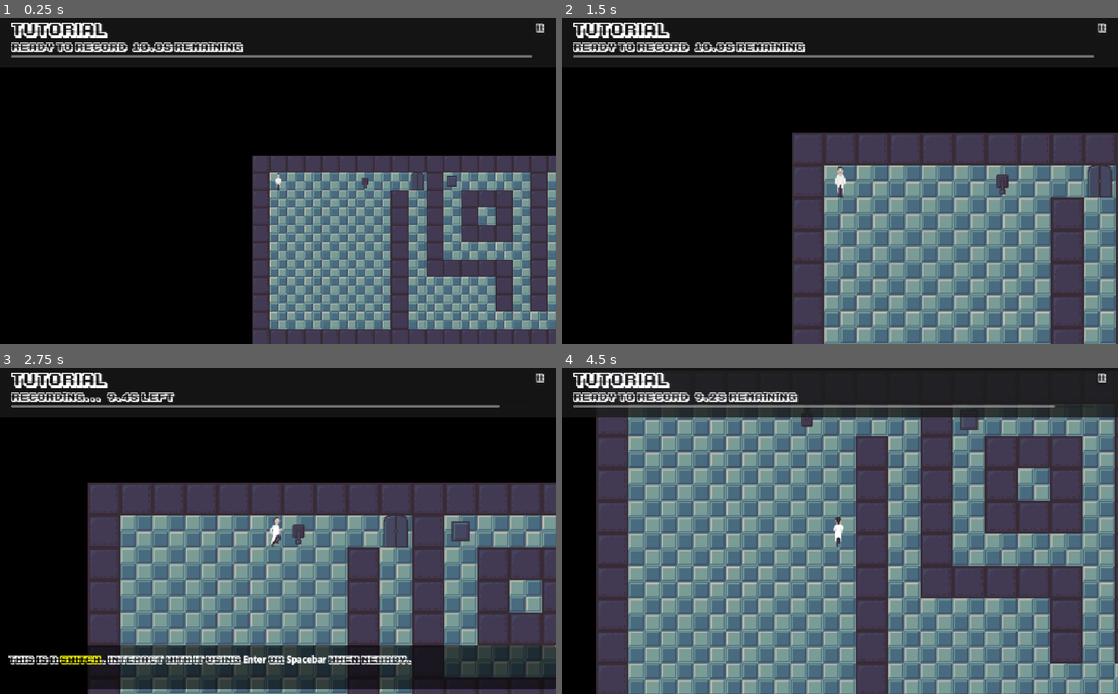
Above: before the commit, frames 1-4 (two rows, left to right).
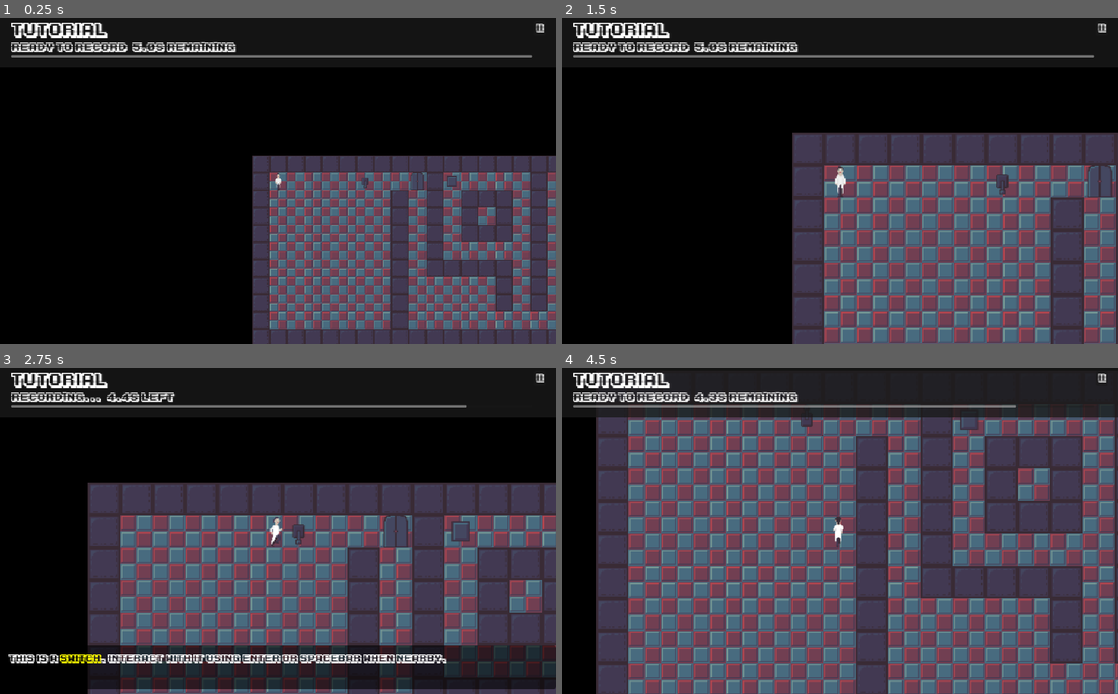
Above: after the commit, the same moments.

Repository: squid2010/quantum-maze
Game: Godot game, scene res://scenes/main.tscn
Same seed, same stepped clock (60 frames per second), same inputs: the game is played once before the commit and once after it. This scene is started directly instead of the project's main scene. Sound files missing from this copy of the repository are replaced by a short silence.
Inputs (mouse positions are in pixels of both pictures, inside the frame that each line leads up to):
- Up to frame 1 (0.25 s): no input
- Up to frame 2 (1.5 s): click "II" at 0.5 s; click "Restart Level" at 1.25 s
- Up to frame 3 (2.75 s): tap Enter (ui_accept) at 2, 2.27 s; move the mouse to (400, 514) at 2.02 s; hold Right (move_right) from 2.03 s (still down); tap Q (quantum_echo) at 2.1 s
- Up to frame 4 (4.5 s): move the mouse to (728, 547) at 2.77 s; release Right (move_right) at 2.78 s; hold S (move_down) 2.78-3.53 s; tap Q (quantum_echo) at 2.85, 3.6, 4.35 s; tap Enter (ui_accept) at 3.02 s; move the mouse to (895, 459) at 3.52 s; hold Right (move_right) 3.53-4.28 s; move the mouse to (812, 596) at 4.27 s; hold Up (move_up) from 4.28 s (still down)

The runs differ from the first frame. In frame 1, 10% of the frame differs, in the area x 23-100%, y 7-96%; in frame 2, 13%; in frame 3, 17%; in frame 4, 30%, in the area x 11-100%, y 7-100%.

Commit message:
added background

Diff:
--- a/project.godot
+++ b/project.godot
@@ -11,7 +11,7 @@
 [application]
 
 config/name="Quantum-Maze"
-run/main_scene="uid://0g4wr2meuvjg"
+run/main_scene="uid://cn66f1khhhdm"
 config/features=PackedStringArray("4.4", "Forward Plus")
 config/icon="res://icon.svg"
 
--- /dev/null
+++ b/scenes/MainMenu.tscn
@@ -0,0 +1,264 @@
+[gd_scene load_steps=16 format=3 uid="uid://cn66f1khhhdm"]
+
+[ext_resource type="Script" uid="uid://4tqj5yxkmtcm" path="res://scripts/MainMenu.gd" id="1_abcde"]
+[ext_resource type="Texture2D" uid="uid://cyakxgjt37sdk" path="res://assets/art/background.png" id="2_826wr"]
+[ext_resource type="FontFile" uid="uid://b8k2y7j3a1b2c" path="res://theme/ka1_font.tres" id="3_font"]
+[ext_resource type="Texture2D" uid="uid://betoli3gya3av" path="res://assets/art/player_spritesheet.png" id="4_spritesheet"]
+[ext_resource type="AudioStream" uid="uid://dqlaplkolnkb0" path="res://assets/sound/button.mp3" id="5_sound"]
+[ext_resource type="AudioStream" uid="uid://bo8sgy082xxed" path="res://assets/sound/bg_music.mp3" id="6_music"]
+
+[sub_resource type="Animation" id="Animation_float"]
+resource_name = "float"
+length = 4.0
+loop_mode = 1
+tracks/0/type = "value"
+tracks/0/imported = false
+tracks/0/enabled = true
+tracks/0/path = NodePath("CenterContainer/VBoxContainer/TitleLabel:position")
+tracks/0/interp = 2
+tracks/0/loop_wrap = true
+tracks/0/keys = {
+"times": PackedFloat32Array(0, 2),
+"transitions": PackedFloat32Array(1, 1),
+"update": 0,
+"values": [Vector2(0, 0), Vector2(0, -10)]
+}
+
+[sub_resource type="AnimationLibrary" id="AnimationLibrary_title"]
+_data = {
+&"float": SubResource("Animation_float")
+}
+
+[sub_resource type="AtlasTexture" id="AtlasTexture_blink_1"]
+atlas = ExtResource("4_spritesheet")
+region = Rect2(256, 256, 64, 64)
+
+[sub_resource type="AtlasTexture" id="AtlasTexture_blink_2"]
+atlas = ExtResource("4_spritesheet")
+region = Rect2(320, 256, 64, 64)
+
+[sub_resource type="AtlasTexture" id="AtlasTexture_blink_3"]
+atlas = ExtResource("4_spritesheet")
+region = Rect2(384, 256, 64, 64)
+
+[sub_resource type="AtlasTexture" id="AtlasTexture_blink_4"]
+atlas = ExtResource("4_spritesheet")
+region = Rect2(448, 256, 64, 64)
+
+[sub_resource type="SpriteFrames" id="SpriteFrames_portrait"]
+animations = [{
+"frames": [{
+"duration": 3.0,
+"texture": SubResource("AtlasTexture_blink_1")
+}, {
+"duration": 1.0,
+"texture": SubResource("AtlasTexture_blink_2")
+}, {
+"duration": 1.0,
+"texture": SubResource("AtlasTexture_blink_3")
+}, {
+"duration": 1.0,
+"texture": SubResource("AtlasTexture_blink_4")
+}],
+"loop": true,
+"name": &"blink",
+"speed": 5.0
+}]
+
+[sub_resource type="Theme" id="Theme_main_menu"]
+default_font = ExtResource("3_font")
+default_font_size = 32
+
+[sub_resource type="StyleBoxFlat" id="StyleBoxFlat_panel"]
+bg_color = Color(0, 0, 0, 0.7)
+corner_radius_top_left = 5
+corner_radius_top_right = 5
+corner_radius_bottom_right = 5
+corner_radius_bottom_left = 5
+
+[node name="MainMenu" type="Control"]
+layout_mode = 3
+anchors_preset = 15
+anchor_right = 1.0
+anchor_bottom = 1.0
+grow_horizontal = 2
+grow_vertical = 2
+script = ExtResource("1_abcde")
+
+[node name="Background" type="TextureRect" parent="."]
+layout_mode = 1
+anchors_preset = 15
+anchor_right = 1.0
+anchor_bottom = 1.0
+grow_horizontal = 2
+grow_vertical = 2
+texture = ExtResource("2_826wr")
+expand_mode = 1
+stretch_mode = 6
+
+[node name="AnimationPlayer" type="AnimationPlayer" parent="."]
+libraries = {
+&"": SubResource("AnimationLibrary_title")
+}
+autoplay = "float"
+
+[node name="CenterContainer" type="CenterContainer" parent="."]
+layout_mode = 1
+anchors_preset = 15
+anchor_right = 1.0
+anchor_bottom = 1.0
+grow_horizontal = 2
+grow_vertical = 2
+
+[node name="VBoxContainer" type="VBoxContainer" parent="CenterContainer"]
+layout_mode = 2
+theme_override_constants/separation = 40
+alignment = 1
+
+[node name="TitleLabel" type="Label" parent="CenterContainer/VBoxContainer"]
+layout_mode = 2
+theme_override_fonts/font = ExtResource("3_font")
+theme_override_font_sizes/font_size = 84
+text = "Quantum Maze"
+horizontal_alignment = 1
+
+[node name="HBoxContainer" type="HBoxContainer" parent="CenterContainer/VBoxContainer"]
+layout_mode = 2
+alignment = 1
+
+[node name="AnimatedSprite2D" type="AnimatedSprite2D" parent="CenterContainer/VBoxContainer/HBoxContainer"]
+scale = Vector2(3, 3)
+sprite_frames = SubResource("SpriteFrames_portrait")
+animation = &"blink"
+autoplay = "blink"
+frame_progress = 0.65
+
+[node name="MenuButtons" type="VBoxContainer" parent="CenterContainer/VBoxContainer"]
+layout_mode = 2
+theme_override_constants/separation = 15
+alignment = 1
+
+[node name="PlayButton" type="Button" parent="CenterContainer/VBoxContainer/MenuButtons"]
+layout_mode = 2
+theme = SubResource("Theme_main_menu")
+text = " Play "
+
+[node name="SettingsButton" type="Button" parent="CenterContainer/VBoxContainer/MenuButtons"]
+layout_mode = 2
+theme = SubResource("Theme_main_menu")
+text = " Settings "
+
+[node name="CreditsButton" type="Button" parent="CenterContainer/VBoxContainer/MenuButtons"]
+layout_mode = 2
+theme = SubResource("Theme_main_menu")
+text = " Credits "
+
+[node name="QuitButton" type="Button" parent="CenterContainer/VBoxContainer/MenuButtons"]
+layout_mode = 2
+theme = SubResource("Theme_main_menu")
+text = " Quit "
+
+[node name="CreditsPanel" type="Panel" parent="."]
+visible = false
+layout_mode = 1
+anchors_preset = 15
+anchor_right = 1.0
+anchor_bottom = 1.0
+grow_horizontal = 2
+grow_vertical = 2
+theme_override_styles/panel = SubResource("StyleBoxFlat_panel")
+
+[node name="CenterContainer" type="CenterContainer" parent="CreditsPanel"]
+layout_mode = 1
+anchors_preset = 15
+anchor_right = 1.0
+anchor_bottom = 1.0
+grow_horizontal = 2
+grow_vertical = 2
+
+[node name="VBoxContainer" type="VBoxContainer" parent="CreditsPanel/CenterContainer"]
+layout_mode = 2
+theme_override_constants/separation = 30
+
+[node name="CreditsLabel" type="Label" parent="CreditsPanel/CenterContainer/VBoxContainer"]
+layout_mode = 2
+theme_override_fonts/font = ExtResource("3_font")
+theme_override_font_sizes/font_size = 64
+text = "Credits"
+horizontal_alignment = 1
+
+[node name="CreditsText" type="RichTextLabel" parent="CreditsPanel/CenterContainer/VBoxContainer"]
+layout_mode = 2
+theme_override_font_sizes/normal_font_size = 24
+bbcode_enabled = true
+text = "[center]@Squid2010, Harvester of Skin (Sumer Chaudhary)
+@narenkarthikx (Naren Karthik)
+@Nikhil (Nikhil Nair)
+@BlackMamba_o8 (Arnav Argankar)[/center]"
+fit_content = true
+
+[node name="BackButton" type="Button" parent="CreditsPanel/CenterContainer/VBoxContainer"]
+layout_mode = 2
+theme = SubResource("Theme_main_menu")
+text = " Back "
+
+[node name="SettingsPanel" type="Panel" parent="."]
+visible = false
+layout_mode = 1
+anchors_preset = 15
+anchor_right = 1.0
+anchor_bottom = 1.0
+grow_horizontal = 2
+grow_vertical = 2
+theme_override_styles/panel = SubResource("StyleBoxFlat_panel")
+
+[node name="CenterContainer" type="CenterContainer" parent="SettingsPanel"]
+layout_mode = 1
+anchors_preset = 15
+anchor_right = 1.0
+anchor_bottom = 1.0
+grow_horizontal = 2
+grow_vertical = 2
+
+[node name="VBoxContainer" type="VBoxContainer" parent="SettingsPanel/CenterContainer"]
+layout_mode = 2
+theme_override_constants/separation = 30
+
+[node name="SettingsLabel" type="Label" parent="SettingsPanel/CenterContainer/VBoxContainer"]
+layout_mode = 2
+theme_override_fonts/font = ExtResource("3_font")
+theme_override_font_sizes/font_size = 64
+text = "Settings"
+horizontal_alignment = 1
+
+[node name="MusicControl" type="VBoxContainer" parent="SettingsPanel/CenterContainer/VBoxContainer"]
+layout_mode = 2
+theme_override_constants/separation = 10
+
+[node name="MusicLabel" type="Label" parent="SettingsPanel/CenterContainer/VBoxContainer/MusicControl"]
+layout_mode = 2
+theme_override_fonts/font = ExtResource("3_font")
+theme_override_font_sizes/font_size = 24
+text = "Music Volume"
+horizontal_alignment = 1
+
+[node name="MusicSlider" type="HSlider" parent="SettingsPanel/CenterContainer/VBoxContainer/MusicControl"]
+layout_mode = 2
+min_value = -40.0
+max_value = 0.0
+step = 2.0
+
+[node name="BackButton" type="Button" parent="SettingsPanel/CenterContainer/VBoxContainer"]
+layout_mode = 2
+theme = SubResource("Theme_main_menu")
+text = " Back "
+
+[node name="ButtonSound" type="AudioStreamPlayer" parent="."]
+stream = ExtResource("5_sound")
+bus = &"SFX"
+
+[node name="MusicPlayer" type="AudioStreamPlayer" parent="."]
+process_mode = 3
+stream = ExtResource("6_music")
+autoplay = true
+bus = &"Music"
--- a/scenes/QuantumEcho.tscn
+++ b/scenes/QuantumEcho.tscn
@@ -3,8 +3,7 @@
 [ext_resource type="Script" uid="uid://nreu7k641rh5" path="res://scripts/QuantumEcho.gd" id="1_0wxir"]
 [ext_resource type="AudioStream" uid="uid://d0uxvq6426kwy" path="res://assets/sound/echo_playback.mp3" id="2_sound"]
 
-[node name="QuantumEcho" type="Sprite2D"]
-scale = Vector2(0.25, 0.25)
+[node name="QuantumEcho" type="AnimatedSprite2D"]
 script = ExtResource("1_0wxir")
 
 [node name="PlaybackSound" type="AudioStreamPlayer" parent="."]
--- a/scenes/UI.tscn
+++ b/scenes/UI.tscn
@@ -90,6 +90,7 @@
 grow_horizontal = 2
 grow_vertical = 2
 theme_override_fonts/normal_font = ExtResource("2_font")
+theme_override_fonts/bold_font = ExtResource("2_font")
 bbcode_enabled = true
 text = "Tutorial text will appear here."
 fit_content = true
--- /dev/null
+++ b/scripts/MainMenu.gd
@@ -0,0 +1,61 @@
+extends Control
+
+@onready var main_view: VBoxContainer = $CenterContainer/VBoxContainer
+@onready var credits_panel: Panel = $CreditsPanel
+@onready var settings_panel: Panel = $SettingsPanel
+@onready var music_slider: HSlider = $SettingsPanel/CenterContainer/VBoxContainer/MusicControl/MusicSlider
+@onready var button_sound: AudioStreamPlayer = $ButtonSound
+
+func _ready():
+	# --- Button Connections ---
+	var buttons = main_view.get_node("MenuButtons").get_children()
+	buttons.append(credits_panel.get_node("CenterContainer/VBoxContainer/BackButton"))
+	buttons.append(settings_panel.get_node("CenterContainer/VBoxContainer/BackButton"))
+
+	for button in buttons:
+		button.pressed.connect(_on_button_pressed.bind(button.name))
+		button.mouse_entered.connect(_on_button_mouse_entered.bind(button))
+		button.mouse_exited.connect(_on_button_mouse_exited.bind(button))
+
+	# --- Music Slider Setup ---
+	var music_bus_idx = AudioServer.get_bus_index("Music")
+	music_slider.value = AudioServer.get_bus_volume_db(music_bus_idx)
+	music_slider.value_changed.connect(_on_music_slider_value_changed)
+	# --------------------------
+
+	# Hide panels by default
+	credits_panel.hide()
+	settings_panel.hide()
+
+func _play_button_sound():
+	if is_instance_valid(button_sound):
+		button_sound.play()
+
+func _on_button_pressed(button_name: String):
+	_play_button_sound()
+	match button_name:
+		"PlayButton":
+			get_tree().change_scene_to_file("res://scenes/main.tscn")
+		"SettingsButton":
+			main_view.hide()
+			settings_panel.show()
+		"CreditsButton":
+			main_view.hide()
+			credits_panel.show()
+		"QuitButton":
+			get_tree().quit()
+		"BackButton":
+			credits_panel.hide()
+			settings_panel.hide()
+			main_view.show()
+
+func _on_button_mouse_entered(button: Button):
+	var tween = create_tween().set_trans(Tween.TRANS_SINE).set_ease(Tween.EASE_OUT)
+	tween.tween_property(button, "scale", Vector2(1.1, 1.1), 0.1)
+
+func _on_button_mouse_exited(button: Button):
+	var tween = create_tween().set_trans(Tween.TRANS_SINE).set_ease(Tween.EASE_OUT)
+	tween.tween_property(button, "scale", Vector2(1.0, 1.0), 0.1)
+
+func _on_music_slider_value_changed(value: float):
+	AudioServer.set_bus_volume_db(AudioServer.get_bus_index("Music"), value)
--- a/scripts/QuantumEcho.gd
+++ b/scripts/QuantumEcho.gd
@@ -1,4 +1,4 @@
-extends Sprite2D
+extends AnimatedSprite2D
 class_name QuantumEcho
 
 @export var cell_size: int = 32
@@ -14,6 +14,7 @@
 var last_grid_pos: Vector2i
 var target_world_pos: Vector2
 var start_world_pos: Vector2
+var last_move_dir: Vector2 = Vector2.DOWN
 
 var timer: float = 0.0
 var current_duration: float = 0.0
@@ -32,8 +33,8 @@
 	player_ref = player
 	loader_ref = loader
 
-	# Use the first frame of the current animation for the echo's texture
-	texture = original_sprite.sprite_frames.get_frame_texture(original_sprite.animation, 0)
+	# Copy animations and appearance from the player's sprite
+	self.sprite_frames = original_sprite.sprite_frames
 	scale = original_sprite.get_parent().scale
 	modulate = Color(0.7, 1.0, 1.0, 0.6)
 
@@ -73,9 +74,28 @@
 			_handle_position_change(_world_to_grid(start_world_pos), grid_pos)
 			_start_pause()
 
+func _update_animation():
+	var animation_name = "idle"
+	var direction_name = "down"
+
+	if last_move_dir.x > 0:
+		direction_name = "right"
+	elif last_move_dir.x < 0:
+		direction_name = "left"
+	elif last_move_dir.y > 0:
+		direction_name = "down"
+	elif last_move_dir.y < 0:
+		direction_name = "up"
+
+	if state == State.MOVING:
+		animation_name = "walk"
+
+	self.play(animation_name + "_" + direction_name)
+
 func _start_pause():
 	timer = 0.0
 	state = State.PAUSED
+	_update_animation()
 
 	if current_path_index < timings.size():
 		current_duration = timings[current_path_index]
@@ -96,6 +116,12 @@
 	current_duration = 0.2
 	start_world_pos = position
 	target_world_pos = _grid_to_world(path[current_path_index])
+
+	var move_dir = (target_world_pos - start_world_pos).normalized()
+	if move_dir.length_squared() > 0:
+		last_move_dir = move_dir
+
+	_update_animation()
 
 func _ease_in_out(t: float) -> float: return t * t * (3.0 - 2.0 * t)
 
--- a/scripts/player.gd
+++ b/scripts/player.gd
@@ -3,16 +3,16 @@
 
 @export var move_speed: float = 200.0
 @export var cell_size: int = 32
-@export var max_recording_time: float = 10.0
+@export var max_recording_time: float = 5.0
 @export var grid_snap_threshold: float = 0.8
 
 const QuantumEchoScene = preload("res://scenes/QuantumEcho.tscn")
 
 var grid_pos: Vector2i = Vector2i(1, 1)
 var is_moving: bool = false
-var input_buffer: Vector2 = Vector2.ZERO
+var input_dir: Vector2 = Vector2.ZERO
 var last_grid_pos: Vector2i = Vector2i(1, 1)
-var facing_direction: Vector2 = Vector2.DOWN
+var last_move_dir: Vector2 = Vector2.DOWN
 
 var position_history: Array[Vector2i] = []
 var timing_history: Array[float] = []
@@ -49,15 +49,32 @@
 	_set_grid_position(Vector2i(1, 1))
 	current_position_start_time = Time.get_unix_time_from_system()
 	_check_plate_interaction()
-	_update_animation()
 
 func _physics_process(delta):
 	_handle_input()
 	_handle_movement(delta)
+	_update_animation()
 	_update_grid_position()
 	_update_recording_time(delta)
 	_check_for_tutorial_triggers()
-	_update_animation()
+
+func _update_animation():
+	var animation_name = "idle"
+	var direction_name = "down"
+
+	if last_move_dir.x > 0:
+		direction_name = "right"
+	elif last_move_dir.x < 0:
+		direction_name = "left"
+	elif last_move_dir.y > 0:
+		direction_name = "down"
+	elif last_move_dir.y < 0:
+		direction_name = "up"
+
+	if is_moving:
+		animation_name = "walk"
+
+	animated_sprite.play(animation_name + "_" + direction_name)
 
 func is_tutorial_level() -> bool:
 	if is_instance_valid(level_loader) and level_loader.get_current_level_index() < level_loader.level_files.size():
@@ -80,38 +97,12 @@
 		_interact()
 		return
 
-	var input_dir = Vector2.ZERO
-	if Input.is_action_pressed("move_up"): input_dir.y -= 1
-	if Input.is_action_pressed("move_down"): input_dir.y += 1
-	if Input.is_action_pressed("move_left"): input_dir.x -= 1
-	if Input.is_action_pressed("move_right"): input_dir.x += 1
+	input_dir = Input.get_vector("move_left", "move_right", "move_up", "move_down")
 
 	if input_dir.length() > 0:
+		last_move_dir = input_dir
 		if is_tutorial_level():
 			ui.show_tutorial("MOVE")
-		facing_direction = input_dir.normalized()
-
-	input_buffer = input_dir.normalized()
-
-func _update_animation():
-	var anim_name = "idle"
-	if is_moving:
-		anim_name = "walk"
-
-	var direction_name = "down"
-	if facing_direction.y < 0:
-		direction_name = "up"
-	elif facing_direction.y > 0:
-		direction_name = "down"
-	elif facing_direction.x < 0:
-		direction_name = "left"
-	elif facing_direction.x > 0:
-		direction_name = "right"
-
-	var new_animation = anim_name + "_" + direction_name
-
-	if animated_sprite.animation != new_animation:
-		animated_sprite.play(new_animation)
 
 func _check_for_tutorial_triggers():
 	if not is_instance_valid(ui): return
@@ -164,8 +155,8 @@
 		EchoState.PLAYING: _deactivate_echo()
 
 func _handle_movement(delta):
-	if input_buffer.length() > 0:
-		velocity = input_buffer * move_speed
+	if input_dir.length() > 0:
+		velocity = input_dir * move_speed
 		is_moving = true
 	else:
 		velocity = Vector2.ZERO
@@ -345,7 +336,6 @@
 	timing_history.clear()
 	current_position_start_time = Time.get_unix_time_from_system()
 	_check_plate_interaction()
-	_update_animation()
 
 	if is_instance_valid(ui):
 		ui.on_level_generated(player_start_pos)
Binary file changed: assets/art/Floor.aseprite
Binary file added: assets/art/background.png
Not shown, added: assets/art/background.png.import
Binary file changed: assets/art/door.aseprite
Binary file changed: assets/art/door.png
Binary file changed: assets/art/floor.png
Binary file changed: assets/art/gate.aseprite
Binary file changed: assets/art/gate.png
Binary file changed: assets/art/goal.aseprite
Binary file changed: assets/art/goal.png
Binary file changed: assets/art/lever_down.aseprite
Binary file changed: assets/art/plate_off.aseprite
(and 16 more such lines)
